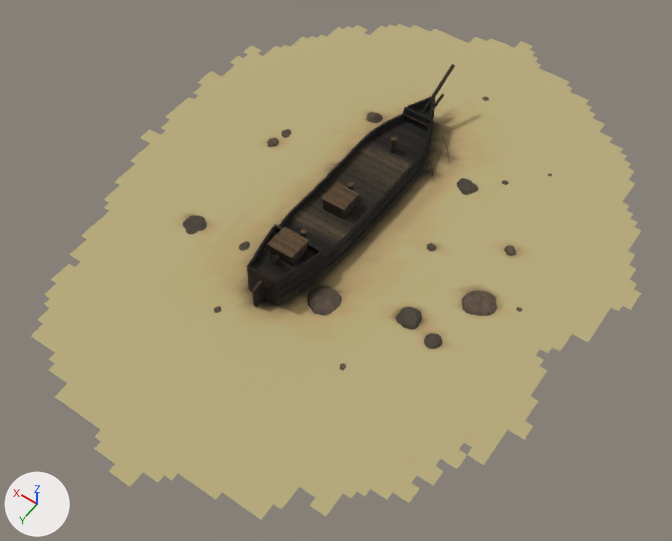
Two versions of the glTF model models/item/Q1564906/model.glb, one commit apart.
Both versions are drawn from a camera (50 mm lens) standing at (-43.8, 65.2, 87.9) and looking at (-2.9, 7.8, -2.3). Every picture has the same lights, and +X, +Y and +Z are marked at lower left. The picture after the commit comes second. Where no turn or scale is listed for an object, it has been applied to the vertices. Vertices at exactly the same position are counted once.

Script lines for the objects in view, before the commit:
```python
me_hull_0 = bpy.data.meshes.new('hull_0')
me_hull_0.from_pydata(...)  # 14862 vertices, 29288 faces; spans x -4.3..4.3, y -21.2..21.2, z -5.3..5.3
me_hull_0.materials.append(mat_steel)
me_sediment_3 = bpy.data.meshes.new('sediment_3')
me_sediment_3.from_pydata(...)  # 4317 vertices, 8294 faces; spans x -33.5..33.5, y -43.0..43.0, z -0.9..0.9
me_sediment_3.materials.append(mat_sediment)
me_stones_2 = bpy.data.meshes.new('stones_2')
me_stones_2.from_pydata(...)  # 2916 vertices, 5760 faces; spans x -32767.0..32767.0, y -32767.0..32767.0, z -32767.0..32767.0
me_stones_2.materials.append(mat_rock)
ob_hull_0 = bpy.data.objects.new('hull_0', me_hull_0)
ob_hull_0.location = (0.0, -1.5, 2.7)
ob_sediment_3 = bpy.data.objects.new('sediment_3', me_sediment_3)
ob_sediment_3.location = (-1.5, 1.0, 0.6)
ob_stones_2 = bpy.data.objects.new('stones_2', me_stones_2)
ob_stones_2.parent = ob_stones
ob_stones_2.location = (-4.316, -2.549, 0.237)
ob_stones_2.scale = (0.000627, 0.000773, 0.000053)
```
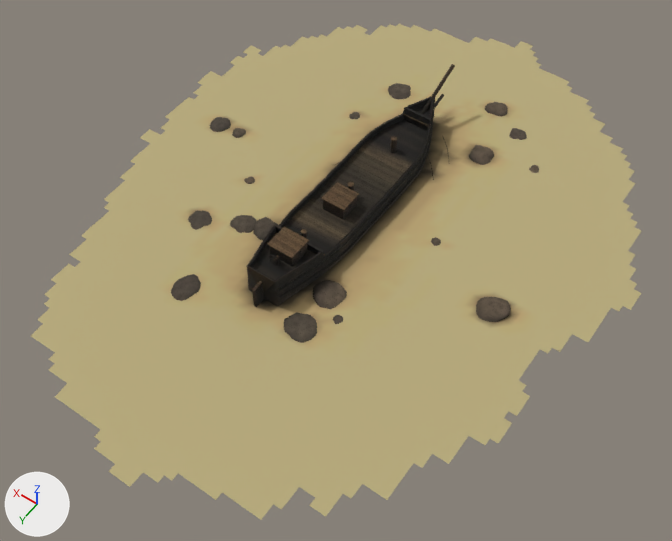
What the commit changed:
me_stones_2 has 2916 vertices, 5760 faces and spans x -32767.0..32767.0, y -32767.0..32767.0, z -32767.0..32767.0.
me_stones_2 is used by ob_stones_2; parent ob_stones; location (-4.316, -2.549, 0.237); scale (0.000627, 0.000773, 0.000053).
me_stones_2 part 1: 1782 of 2916 vertices moved; they spanned x -32767.0..920.0, y -22434.0..29819.0, z -32767.0..32767.0 and now span x -32767.0..32767.0, y -29025.0..32767.0, z -32767.0..32767.0; mean shift (16090.0, -6469.0, -1589.0); largest move (-22026.0, 17347.0, -13408.0) -> (32142.0, -678.0, -20813.0).
me_stones_2 part 2: 486 of 2916 vertices moved; they spanned x 15743.0..32767.0, y -16974.0..303.0, z -15082.0..29724.0 and now span x -10304.0..18515.0, y -32767.0..8387.0, z -22541.0..19151.0; mean shift (-19519.0, -5650.0, -273.0); largest move (18795.0, -13901.0, 10200.0) -> (-9738.0, -32767.0, -7855.0).
me_stones_2 part 3: 324 of 2916 vertices moved; they spanned x 16351.0..32598.0, y 18626.0..23293.0, z -25344.0..15673.0 and now span x 9381.0..20996.0, y 12905.0..20640.0, z -22304.0..18198.0; mean shift (-8577.0, -3874.0, -2799.0); largest move (17401.0, 20467.0, 681.0) -> (11817.0, 14534.0, -15832.0).
me_stones_2 part 4: 162 of 2916 vertices moved; they spanned x 670.0..2388.0, y -32767.0..-31386.0, z -7768.0..2926.0 and now span x -11153.0..-5674.0, y 23354.0..28467.0, z -23514.0..26366.0; mean shift (-9900.0, 58061.0, 5409.0); largest move (1736.0, -32406.0, 2182.0) -> (-7108.0, 26414.0, 24496.0).
me_stones_2 part 5: 162 of 2916 vertices moved; they spanned x 11647.0..13241.0, y 31540.0..32767.0, z 2731.0..14549.0 and now span x -13092.0..-11387.0, y 21230.0..22761.0, z 4568.0..19191.0; mean shift (-24663.0, -10178.0, 3392.0); largest move (13196.0, 32451.0, 7762.0) -> (-13011.0, 21577.0, 12669.0).
me_stones_2 part 6: 1188 kept faces spanning x -32561.0..32552.0, y -32767.0..32767.0, z -10850.0..31213.0 get new vertex colours.
me_sediment_3 is used by ob_sediment_3; location (-1.5, 1.0, 0.6).
me_sediment_3 had 4317 vertices, 8294 faces and spanned x -33.5..33.5, y -43.0..43.0, z -0.9..0.9.
me_sediment_3 now has 4276 vertices, 8220 faces and spans x -33.5..33.5, y -43.0..43.0, z -0.9..0.9.
me_sediment_3 part 7: 132 vertices moved from x -28.5..12.5, y 6.0..24.0, z -0.8..0.8 to x -28.5..12.5, y 6.0..24.0, z -0.8..0.7; 53 vertices removed from x -31.5..-21.5, y 5.0..30.0, z -0.8..-0.7; 13 vertices added at x -29.5..-21.5, y 6.0..29.0, z -0.8.
me_sediment_3 part 8: 1 vertex removed from x 29.5, y 13.0, z -0.8.
me_sediment_3 part 9: 793 kept faces spanning x -25.5..28.5, y -30.0..23.0, z -0.6..0.9 get new vertex colours.
Object 'stones_2' (ob_stones_2) moves from (-4.316, -2.549, 0.237) to (0.466, -2.037, 0.167).
Object 'stones_2' (ob_stones_2) is rescaled from (0.000627, 0.000773, 0.000053) to (0.000746, 0.000799, 0.0000574).

Changed parts and their boxes (x1, y1, x2, y2) in the pictures (672 x 541 px; the box of a moved part takes in the faces that stretch with it):
'stones_2', reshaped, moved, rescaled: before (183, 97, 552, 370); after (171, 83, 539, 343)
part 1 of me_stones_2, moved or reshaped: before (308, 174, 550, 370); after (173, 84, 539, 322)
part 2 of me_stones_2, moved or reshaped: before (267, 112, 383, 147); after (244, 102, 508, 184)
part 3 of me_stones_2, moved or reshaped: before (183, 215, 250, 251); after (188, 211, 257, 233)
part 4 of me_stones_2, moved or reshaped: before (482, 97, 489, 101); after (284, 312, 317, 343)
part 5 of me_stones_2, moved or reshaped: before (214, 306, 222, 313); after (333, 315, 343, 324)
part 6 of me_stones_2, recoloured: before (214, 97, 552, 370); after (171, 83, 539, 343)
part 7 of me_sediment_3, moved or reshaped: before (229, 207, 548, 503); after (230, 207, 535, 494)
part 8 of me_sediment_3, deleted: before (115, 177, 125, 185)
part 9 of me_sediment_3, recoloured: (168, 82, 525, 352) in both
